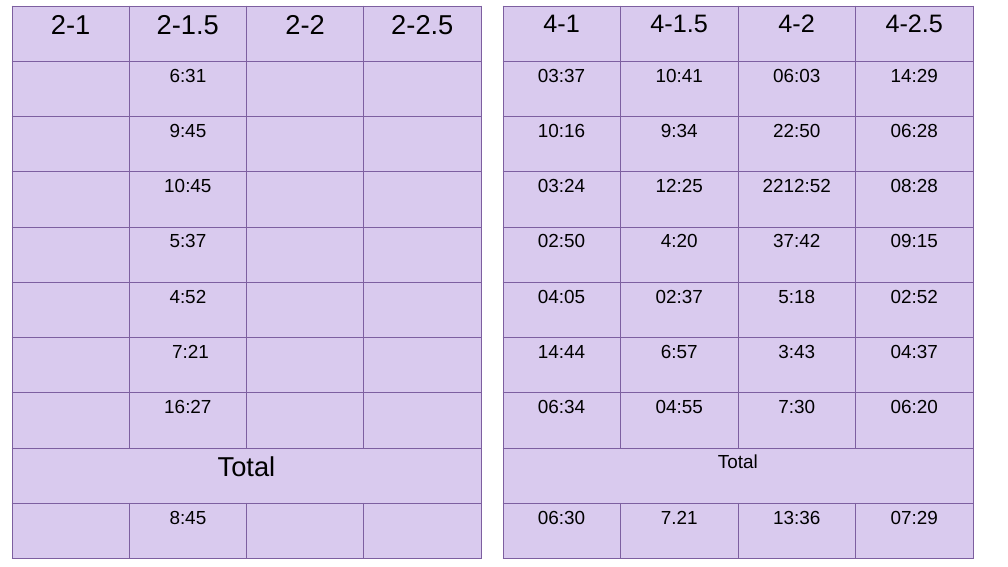
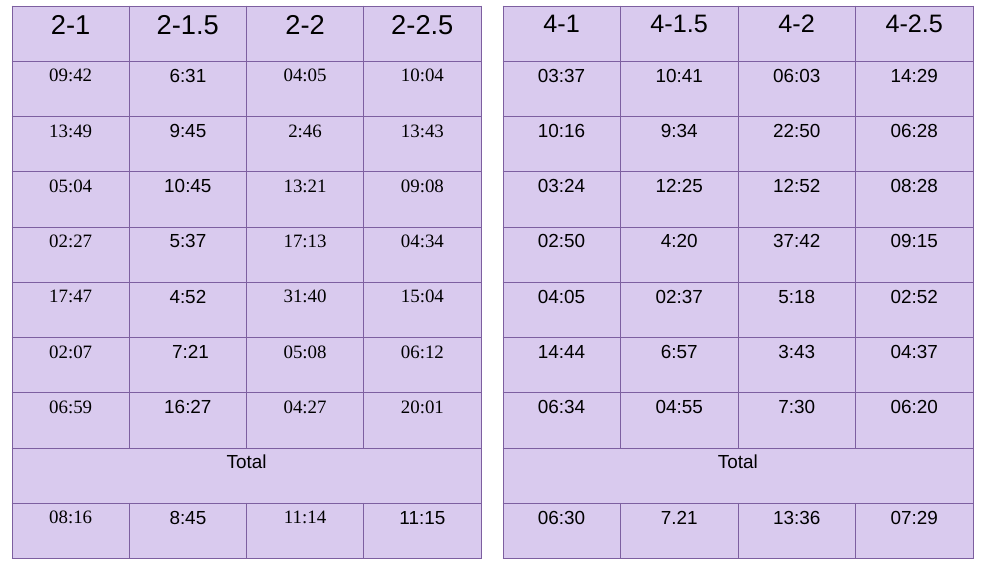
Before and after one commit to Jisha-George/AutonomousRoboticSystem, a slide deck: slide 5 of Test.pptx. Drawn at 1008x567 pixels with LibreOffice and Linux fonts; fonts in the diff are those of the drawing. Boxes give left, top, right and bottom in pixels: in the first picture for what was removed or moved away, otherwise in the second. Text is boxed around its words. In the diff, an @@ line names an element or a change of style, - is before the commit and + after.

```diff
--- a/Test.pptx
+++ b/Test.pptx
@@ table at (12,6,481,559) @@
-row 2:  | 6:31 |  | 
+row 2: 09:42 | 6:31 | 04:05 | 10:04
-row 3:  | 9:45 |  | 
+row 3: 13:49 | 9:45 | 2:46 | 13:43
-row 4:  | 10:45 |  | 
+row 4: 05:04 | 10:45 | 13:21 | 09:08
-row 5:  | 5:37 |  | 
+row 5: 02:27 | 5:37 | 17:13 | 04:34
-row 6:  | 4:52 |  | 
+row 6: 17:47 | 4:52 | 31:40 | 15:04
-row 7:  | 7:21 |  | 
+row 7: 02:07 | 7:21 | 05:08 | 06:12
-row 8:  | 16:27 |  | 
+row 8: 06:59 | 16:27 | 04:27 | 20:01
-row 10:  | 8:45 |  | 
+row 10: 08:16 | 8:45 | 11:14 | 11:15
@@ size 26 to 18 pt in "Total" @@
@@ table at (503,6,972,559) @@
-row 4, column 3: 2212:52
+row 4, column 3: 12:52
```
Also in this commit, not shown: 1 other slide changed, 4 other files.
